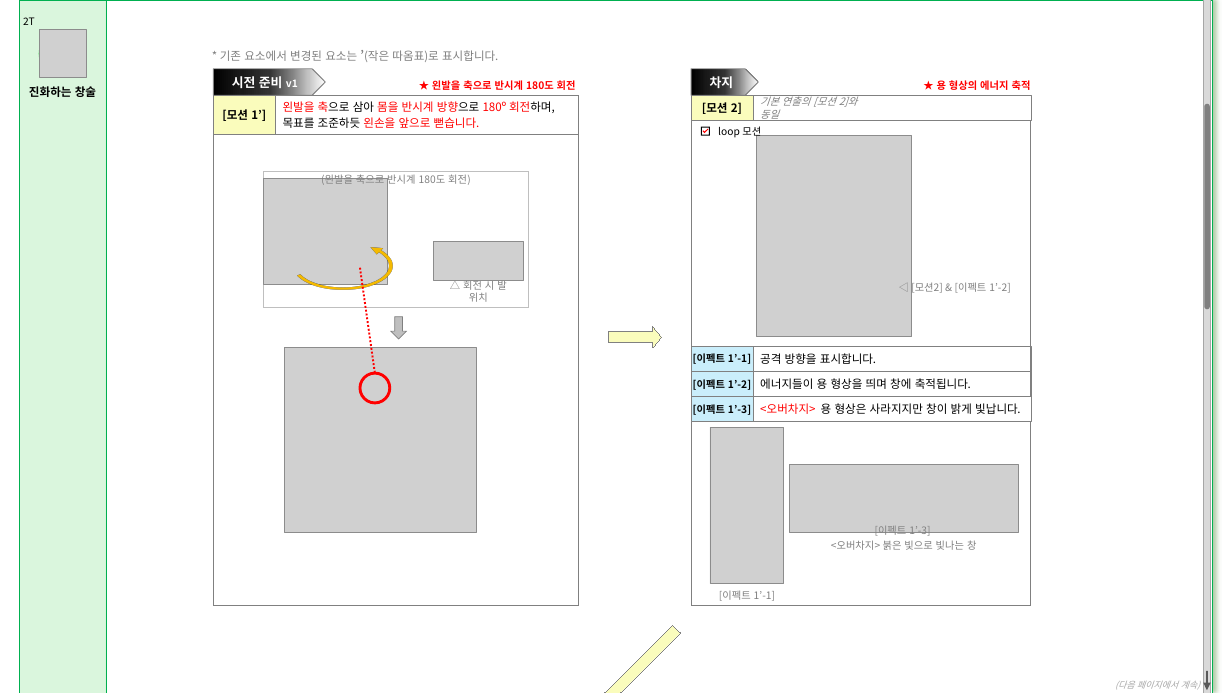
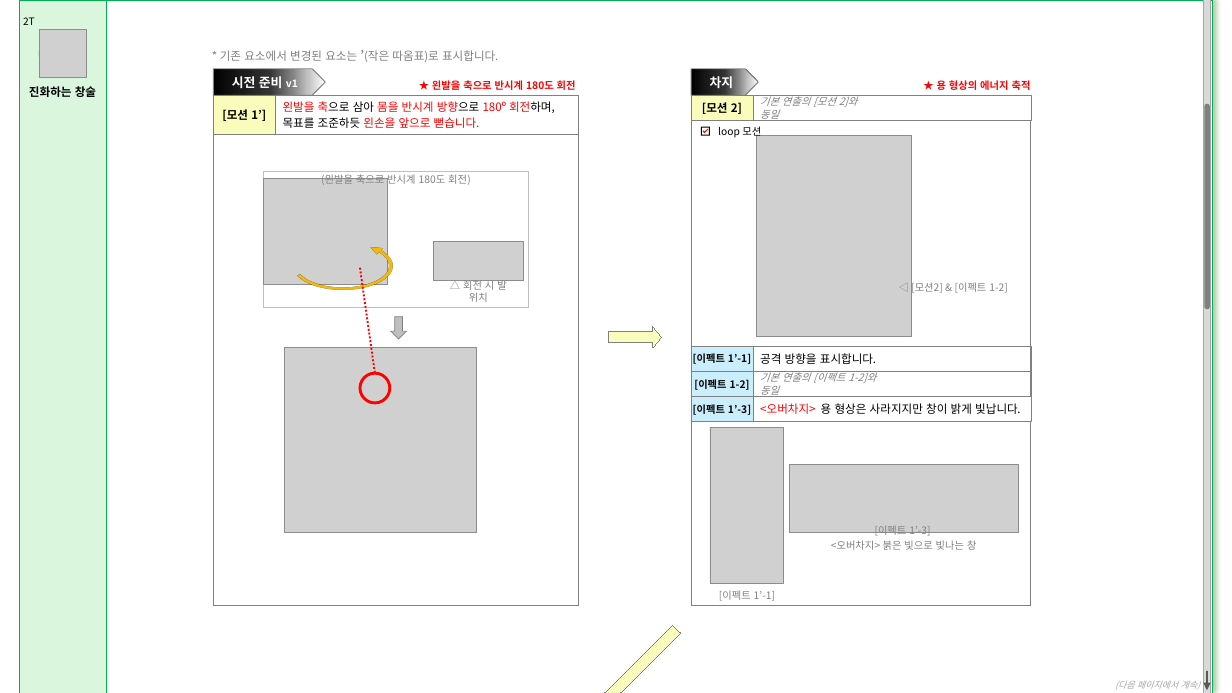
Before and after one commit to hjs0913/GameDesign, a slide deck: slide 6 of 로스트아크/창술사 역기획/스킬/[집중 스킬] 적룡포.pptx. Drawn at 1232x693 pixels with LibreOffice and Linux fonts; fonts in the diff are those of the drawing; grey boxes stand for pictures. Boxes give left, top, right and bottom in pixels: in the first picture for what was removed or moved away, otherwise in the second. Text is boxed around its words. In the diff, an @@ line names an element or a change of style, - is before the commit and + after.

```diff
--- a/로스트아크/창술사 역기획/스킬/[집중 스킬] 적룡포.pptx
+++ b/로스트아크/창술사 역기획/스킬/[집중 스킬] 적룡포.pptx
@@ text at box(911, 281, 1007, 295): text changed @@
-◁ [모션2] & [이펙트 1’-2]
+◁ [모션2] & [이펙트 1-2]
@@ text in rectangle at box(694, 379, 750, 390): text changed @@
-[이펙트 1’-2]
+[이펙트 1-2]
@@ text at box(760, 371, 876, 397): text changed; size 9 to 8 pt; text colour #000000 to #808080; italic on @@
-에너지들이 용 형상을 띄며 창에 축적됩니다.
+기본 연출의 [이펙트 1-2]와 동일
```
Also in this commit, not shown: 6 other slides changed, 4 other files.
